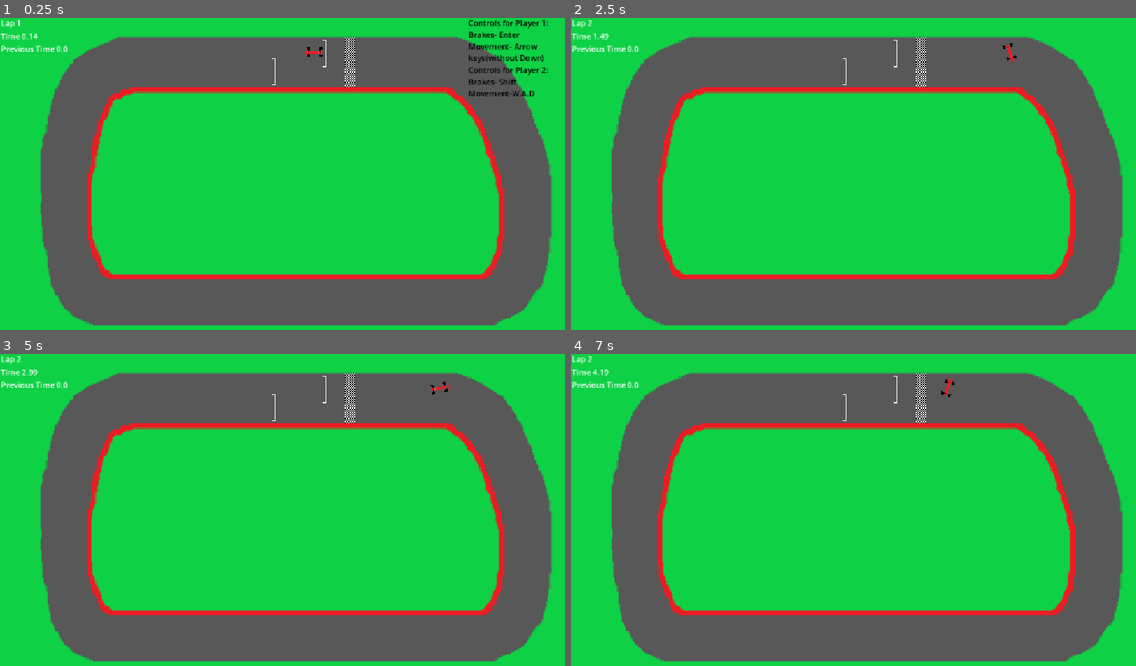
Above: before the commit, frames 1-4 (two rows, left to right).
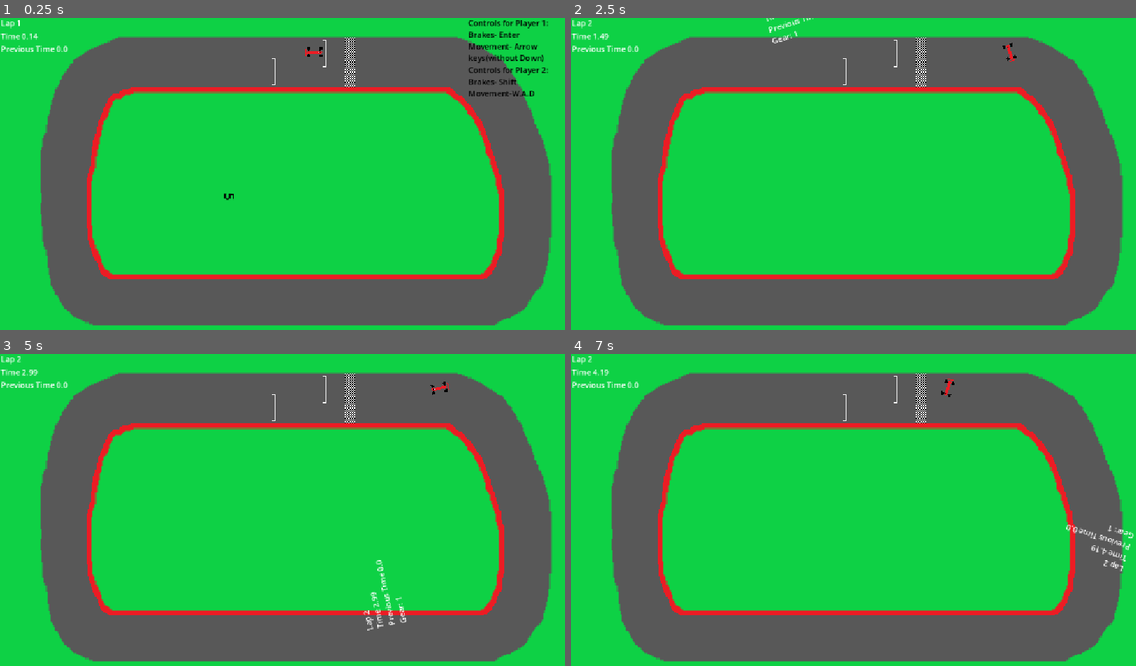
Above: after the commit, the same moments.

Repository: avg517/Slippery-Race
Game: Godot game, scene res://game_f_1.tscn
Same seed, same stepped clock (60 frames per second), same inputs: the game is played once before the commit and once after it. This scene is started directly instead of the project's main scene.
Inputs:
- Up to frame 1 (0.25 s): no input
- Up to frame 2 (2.5 s): tap Enter at 0.5 s; hold W (P1_Move_Up) 0.53-2.03 s; hold A (P1_Move_Left) from 2.03 s (still down)
- Up to frame 3 (5 s): release A (P1_Move_Left) at 3.53 s; hold Space (P1_Move_Down) 3.53-4.28 s; hold D (P1_Move_Right) from 4.28 s (still down)
- Up to frame 4 (7 s): release D (P1_Move_Right) at 5.03 s; hold W (P1_Move_Up) 5.03-5.78 s; hold D (P1_Move_Right) from 5.78 s (still down)

The runs differ from the first frame. In frame 1, less than 0.1% of the frame differs, in the area x 39-42%, y 56-59%; in frame 2, 0.1%; in frame 3, 0.3%, in the area x 64-72%, y 65-89%; in frame 4, 0.3%.

Commit message:
V1.09.05

Diff:
--- a/DO NOT OPEN/I AM SERIOUS/OK/I DID WARN YOU OF THE HORRORS THAT YOU WILL DISCOVER/Physics scripts/MasinaF1Rosu.gd
+++ b/DO NOT OPEN/I AM SERIOUS/OK/I DID WARN YOU OF THE HORRORS THAT YOU WILL DISCOVER/Physics scripts/MasinaF1Rosu.gd
@@ -63,12 +63,19 @@
 	elif(gear==6):
 		topSpeed=gear6
 		torq = 5.0
-	Global.gearr = gear
 	#movement
 	Global.poz1Y = global_position.y
 	Global.poz1X = global_position.x
 	Global.rot1 = global_rotation
-
+	var LabelP2 = "Lap %s"
+	var lapp = str(Global.lap)
+	get_node("Label3").text = LabelP2 % lapp
+	var LabelT = "Time %s"
+	get_node("Label4").text = LabelT % Global.LapTime
+	var LabelTP = "Previous Time %s"
+	get_node("Label5").text = LabelTP % Global.Ptime
+	var Label6 = "Gear: %s"
+	get_node("Label6").text = Label6 % gear
 	var LabelP1 = "%s KM/H"
 		#get_node("Label").text = LabelP1 % int(speed.length()/4)
 	Global.speed_1 = LabelP1 % int(speed.length()/4)
--- a/formula_car.tscn
+++ b/formula_car.tscn
@@ -37,3 +37,51 @@
 [node name="CollisionShape2D" type="CollisionShape2D" parent="."]
 position = Vector2(-0.5, 0)
 shape = SubResource("RectangleShape2D_kxpxl")
+
+[node name="Label2" type="Label" parent="."]
+modulate = Color(0, 0, 0, 1)
+texture_filter = 1
+offset_left = -152.001
+offset_top = 285.999
+offset_right = -141.001
+offset_bottom = 308.999
+rotation = 1.5708
+scale = Vector2(1.8, 1.8)
+text = "5"
+
+[node name="Label3" type="Label" parent="."]
+offset_left = 252.002
+offset_top = -453.999
+offset_right = 391.002
+offset_bottom = -430.999
+rotation = 1.5708
+text = "23232"
+
+[node name="Label4" type="Label" parent="."]
+offset_left = 230.002
+offset_top = -453.999
+offset_right = 369.002
+offset_bottom = -430.999
+rotation = 1.5708
+
+[node name="Label5" type="Label" parent="."]
+offset_left = 206.002
+offset_top = -453.999
+offset_right = 345.002
+offset_bottom = -430.999
+rotation = 1.5708
+text = "232323"
+
+[node name="Label6" type="Label" parent="."]
+offset_left = 182.0
+offset_top = -453.999
+offset_right = 321.0
+offset_bottom = -430.999
+rotation = 1.5708
+text = "2323"
+
+[node name="Camera2D" type="Camera2D" parent="."]
+position = Vector2(8.74228e-08, 1.52588e-05)
+rotation = 1.5708
+ignore_rotation = false
+zoom = Vector2(2.5, 2.5)
--- a/game_2.gd
+++ b/game_2.gd
@@ -20,13 +20,3 @@
 		get_tree().change_scene_to_file("res://menu.tscn")
 		Global.LapTime = 0
 		Global.lap = 0
-
-	var LabelP1 = "Lap %s"
-	var lapp = str(Global.lap)
-	get_node("FormulaCar/Label3").text = LabelP1 % lapp
-	var LabelT = "Time %s"
-	get_node("FormulaCar/Label4").text = LabelT % Global.LapTime
-	var LabelTP = "Previous Time %s"
-	get_node("FormulaCar/Label5").text = LabelTP % Global.Ptime
-	var Label6 = "Gear: %s"
-	get_node("FormulaCar/Label6").text = Label6 % Global.gearr
--- a/game_2.tscn
+++ b/game_2.tscn
@@ -23,51 +23,6 @@
 position = Vector2(487, 1521)
 rotation = -1.5708
 scale = Vector2(0.5, 0.5)
-
-[node name="Camera2D" type="Camera2D" parent="FormulaCar"]
-position = Vector2(8.74228e-08, 1.52588e-05)
-rotation = 1.5708
-ignore_rotation = false
-zoom = Vector2(2.5, 2.5)
-
-[node name="Label2" type="Label" parent="FormulaCar"]
-modulate = Color(0, 0, 0, 1)
-texture_filter = 1
-offset_left = -152.001
-offset_top = 285.999
-offset_right = -141.001
-offset_bottom = 308.999
-rotation = 1.5708
-scale = Vector2(1.8, 1.8)
-text = "5"
-
-[node name="Label3" type="Label" parent="FormulaCar"]
-offset_left = 252.002
-offset_top = -453.999
-offset_right = 391.002
-offset_bottom = -430.999
-rotation = 1.5708
-
-[node name="Label4" type="Label" parent="FormulaCar"]
-offset_left = 230.002
-offset_top = -453.999
-offset_right = 369.002
-offset_bottom = -430.999
-rotation = 1.5708
-
-[node name="Label5" type="Label" parent="FormulaCar"]
-offset_left = 206.002
-offset_top = -453.999
-offset_right = 345.002
-offset_bottom = -430.999
-rotation = 1.5708
-
-[node name="Label6" type="Label" parent="FormulaCar"]
-offset_left = 182.0
-offset_top = -453.999
-offset_right = 321.0
-offset_bottom = -430.999
-rotation = 1.5708
 
 [node name="SubViewportContainer" type="SubViewportContainer" parent="FormulaCar"]
 z_index = 100
